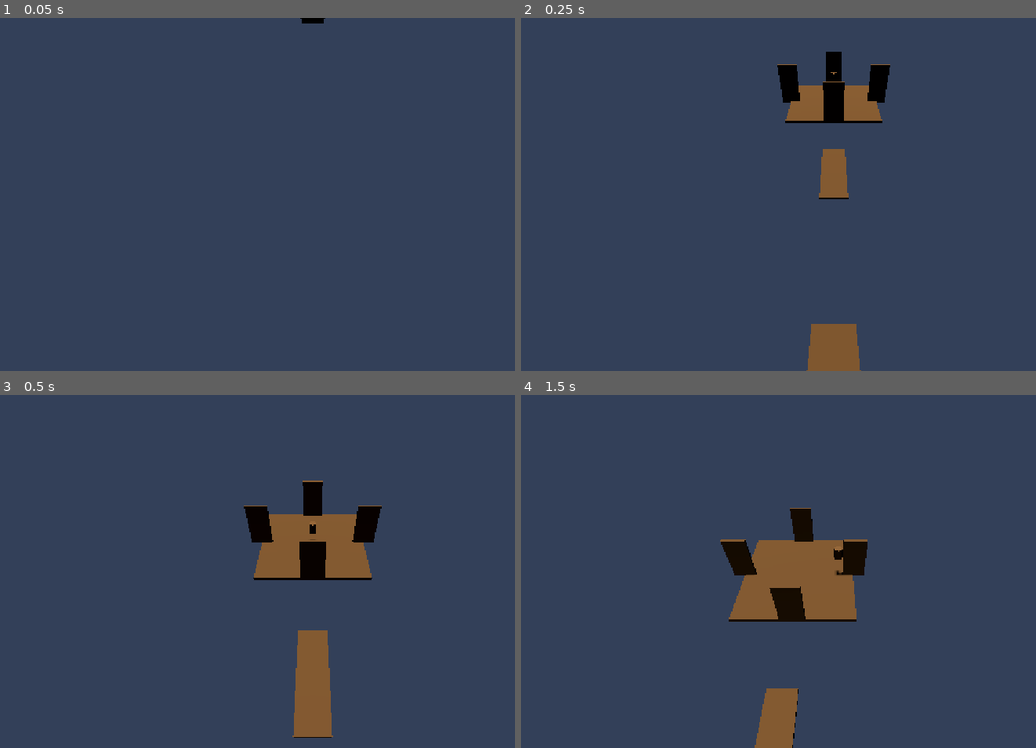
Above: before the commit, frames 1-4 (two rows, left to right).
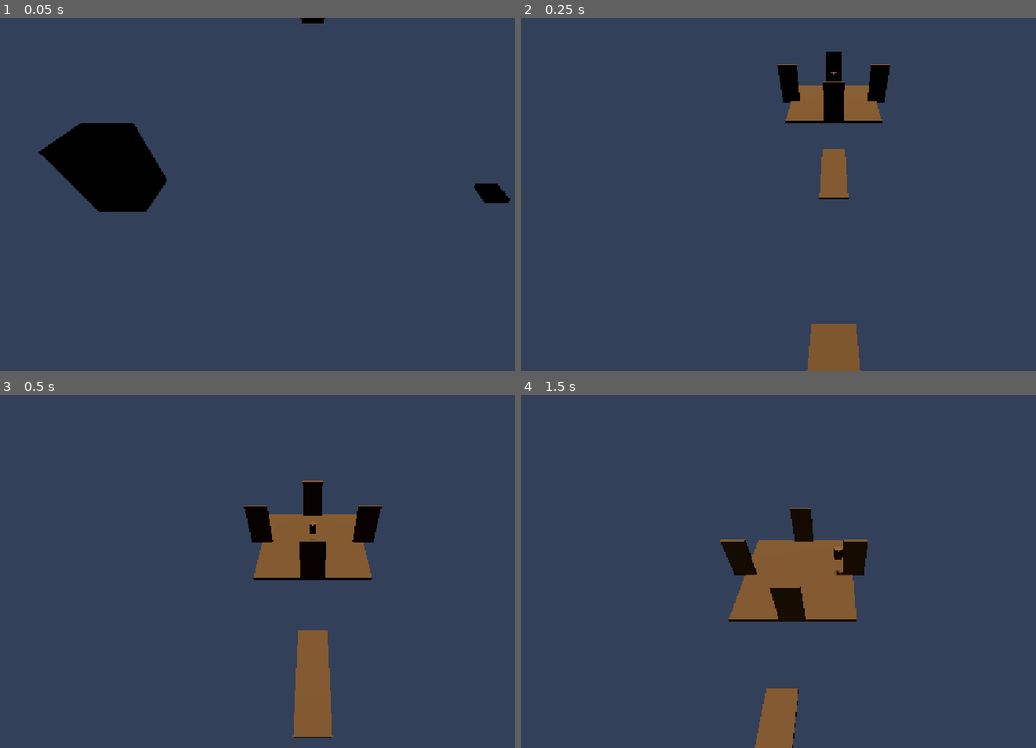
Above: after the commit, the same moments.

Repository: ahmadmuteen64-droid/Ashfall
Game: Godot game, scene res://scenes/world/main.tscn
Same seed, same stepped clock (60 frames per second), same inputs: the game is played once before the commit and once after it.
Inputs (mouse positions are in pixels of both pictures, inside the frame that each line leads up to):
- Up to frame 1 (0.05 s): no input
- Up to frame 2 (0.25 s): no input
- Up to frame 3 (0.5 s): no input
- Up to frame 4 (1.5 s): tap Enter at 0.5 s; move the mouse to (974, 553) at 0.52 s; hold D (move_right) 0.53-1.25 s; hold E (interact) 0.53-1.25 s; click (974, 553) at 0.67 s; tap Space (jump) at 0.77 s; drag from (706, 589) to (804, 642) at 1.27 s

The runs differ from the first frame. In frame 1, 4.5% of the frame differs, in the area x 7-100%, y 29-55%; in frame 2, nothing differs; in frame 3, nothing differs; in frame 4, nothing differs.

Commit message:
R5: the game is playable
Fixed all interactable positions in main.tscn:
- Crystal_Resonant/Collect: lifted from y=-5 (underground) to y=0
- Vine_Forest/Moss_Plaza/Station_Plaza: lowered from y=4 (floating) to y=0
- Gate_Test: lowered from y=10 (floating) to y=0

Added 9 ground tiles each to Region_Foundry and Region_Garden
(was beacon over void — player would fall through).

Updated test data in run_all.gd and test_spatial_coherence.gd.
SUITE: 52 passed, 0 failed — all spatial coherence and void tests green.
ring1 spine verified: observe→discover→gate opens.

Co-Authored-By: Claude <noreply@anthropic.com>

Diff:
--- a/scenes/world/main.tscn
+++ b/scenes/world/main.tscn
@@ -122,13 +122,13 @@
 shape = SubResource("SphereShape3D_i5mec")
 
 [node name="Gate_Test" parent="LevelRoot" unique_id=1247079620 instance=ExtResource("9_85j56")]
-transform = Transform3D(1, 0, 0, 0, 1, 0, 0, 0, 1, 0, 10, 47)
+transform = Transform3D(1, 0, 0, 0, 1, 0, 0, 0, 1, 0, 0, 47)
 script = ExtResource("10_qip8x")
 require_knows = "resonance_basics"
 gate_id = "shrine_gate"
 
 [node name="Crystal_Resonant" type="Area3D" parent="LevelRoot" unique_id=1989163651]
-transform = Transform3D(1, 0, 0, 0, 1, 0, 0, 0, 1, 2, -5, 32)
+transform = Transform3D(1, 0, 0, 0, 1, 0, 0, 0, 1, 2, 0, 32)
 script = ExtResource("7_j0r68")
 interactable_id = "crystal_resonant"
 
@@ -146,7 +146,7 @@
 shape = SubResource("BoxShape3D_5bu78")
 
 [node name="Crystal_Collect" type="Area3D" parent="LevelRoot" unique_id=78999405]
-transform = Transform3D(1, 0, 0, 0, 1, 0, 0, 0, 1, -2, -5, 30)
+transform = Transform3D(1, 0, 0, 0, 1, 0, 0, 0, 1, -2, 0, 30)
 script = ExtResource("7_j0r68")
 interact_type = 1
 interactable_id = "crystal_collect"
@@ -163,7 +163,7 @@
 shape = SubResource("BoxShape3D_pibea")
 
 [node name="Moss_Plaza" type="Area3D" parent="LevelRoot" unique_id=703625071]
-transform = Transform3D(1, 0, 0, 0, 1, 0, 0, 0, 1, 4, 4, -14)
+transform = Transform3D(1, 0, 0, 0, 1, 0, 0, 0, 1, 4, 0, -14)
 script = ExtResource("7_j0r68")
 interact_type = 1
 interactable_id = "moss_plaza"
@@ -180,7 +180,7 @@
 shape = SubResource("BoxShape3D_bolr6")
 
 [node name="Vine_Forest" type="Area3D" parent="LevelRoot" unique_id=30929751]
-transform = Transform3D(1, 0, 0, 0, 1, 0, 0, 0, 1, 0, 4, 5)
+transform = Transform3D(1, 0, 0, 0, 1, 0, 0, 0, 1, 0, 0, 5)
 script = ExtResource("7_j0r68")
 interact_type = 1
 interactable_id = "vine_forest"
@@ -197,7 +197,7 @@
 shape = SubResource("CylinderShape3D_hbyw3")
 
 [node name="Station_Plaza" type="Area3D" parent="LevelRoot" unique_id=242163483]
-transform = Transform3D(1, 0, 0, 0, 1, 0, 0, 0, 1, -4, 4, -14)
+transform = Transform3D(1, 0, 0, 0, 1, 0, 0, 0, 1, -4, 0, -14)
 script = ExtResource("7_j0r68")
 interact_type = 2
 interactable_id = "combine_station"
@@ -310,7 +310,7 @@
 shape = SubResource("BoxShape3D_hbyw3")
 
 [node name="Region_Foundry" type="Node3D" parent="LevelRoot" unique_id=64966312]
-transform = Transform3D(1, 0, 0, 0, 1, 0, 0, 0, 1, -20, 4, 0)
+transform = Transform3D(1, 0, 0, 0, 1, 0, 0, 0, 1, -20, 0, 0)
 
 [node name="Beacon_Foundry" type="Area3D" parent="LevelRoot/Region_Foundry" unique_id=1081078557]
 script = ExtResource("13_5bu78")
@@ -319,8 +319,34 @@
 [node name="CollisionShape" type="CollisionShape3D" parent="LevelRoot/Region_Foundry/Beacon_Foundry" unique_id=1053334061]
 shape = SubResource("BoxShape3D_6gnby")
 
+[node name="Foundry_G0" parent="LevelRoot/Region_Foundry" unique_id=1079992190 instance=ExtResource("12_i5mec")]
+transform = Transform3D(1, 0, 0, 0, 1, 0, 0, 0, 1, -2, 0, -2)
+
+[node name="Foundry_G1" parent="LevelRoot/Region_Foundry" unique_id=131674158 instance=ExtResource("12_i5mec")]
+transform = Transform3D(1, 0, 0, 0, 1, 0, 0, 0, 1, 0, 0, -2)
+
+[node name="Foundry_G2" parent="LevelRoot/Region_Foundry" unique_id=2015131255 instance=ExtResource("12_i5mec")]
+transform = Transform3D(1, 0, 0, 0, 1, 0, 0, 0, 1, 2, 0, -2)
+
+[node name="Foundry_G3" parent="LevelRoot/Region_Foundry" unique_id=2048853388 instance=ExtResource("12_i5mec")]
+transform = Transform3D(1, 0, 0, 0, 1, 0, 0, 0, 1, -2, 0, 0)
+
+[node name="Foundry_G4" parent="LevelRoot/Region_Foundry" unique_id=1480423547 instance=ExtResource("12_i5mec")]
+
+[node name="Foundry_G5" parent="LevelRoot/Region_Foundry" unique_id=44504630 instance=ExtResource("12_i5mec")]
+transform = Transform3D(1, 0, 0, 0, 1, 0, 0, 0, 1, 2, 0, 0)
+
+[node name="Foundry_G6" parent="LevelRoot/Region_Foundry" unique_id=2062964736 instance=ExtResource("12_i5mec")]
+transform = Transform3D(1, 0, 0, 0, 1, 0, 0, 0, 1, -2, 0, 2)
+
+[node name="Foundry_G7" parent="LevelRoot/Region_Foundry" unique_id=1240501581 instance=ExtResource("12_i5mec")]
+transform = Transform3D(1, 0, 0, 0, 1, 0, 0, 0, 1, 0, 0, 2)
+
+[node name="Foundry_G8" parent="LevelRoot/Region_Foundry" unique_id=2079615160 instance=ExtResource("12_i5mec")]
+transform = Transform3D(1, 0, 0, 0, 1, 0, 0, 0, 1, 2, 0, 2)
+
 [node name="Region_Garden" type="Node3D" parent="LevelRoot" unique_id=1545329170]
-transform = Transform3D(1, 0, 0, 0, 1, 0, 0, 0, 1, 0, 10, 70)
+transform = Transform3D(1, 0, 0, 0, 1, 0, 0, 0, 1, 0, 0, 70)
 
 [node name="Beacon_Garden" type="Area3D" parent="LevelRoot/Region_Garden" unique_id=2109111575]
 script = ExtResource("13_5bu78")
@@ -329,6 +355,32 @@
 [node name="CollisionShape" type="CollisionShape3D" parent="LevelRoot/Region_Garden/Beacon_Garden" unique_id=687289954]
 shape = SubResource("BoxShape3D_wrw41")
 
+[node name="Garden_G0" parent="LevelRoot/Region_Garden" unique_id=1551535835 instance=ExtResource("12_i5mec")]
+transform = Transform3D(1, 0, 0, 0, 1, 0, 0, 0, 1, -2, 0, -2)
+
+[node name="Garden_G1" parent="LevelRoot/Region_Garden" unique_id=1048345925 instance=ExtResource("12_i5mec")]
+transform = Transform3D(1, 0, 0, 0, 1, 0, 0, 0, 1, 0, 0, -2)
+
+[node name="Garden_G2" parent="LevelRoot/Region_Garden" unique_id=494888260 instance=ExtResource("12_i5mec")]
+transform = Transform3D(1, 0, 0, 0, 1, 0, 0, 0, 1, 2, 0, -2)
+
+[node name="Garden_G3" parent="LevelRoot/Region_Garden" unique_id=753679659 instance=ExtResource("12_i5mec")]
+transform = Transform3D(1, 0, 0, 0, 1, 0, 0, 0, 1, -2, 0, 0)
+
+[node name="Garden_G4" parent="LevelRoot/Region_Garden" unique_id=1999565189 instance=ExtResource("12_i5mec")]
+
+[node name="Garden_G5" parent="LevelRoot/Region_Garden" unique_id=1124331910 instance=ExtResource("12_i5mec")]
+transform = Transform3D(1, 0, 0, 0, 1, 0, 0, 0, 1, 2, 0, 0)
+
+[node name="Garden_G6" parent="LevelRoot/Region_Garden" unique_id=2019424128 instance=ExtResource("12_i5mec")]
+transform = Transform3D(1, 0, 0, 0, 1, 0, 0, 0, 1, -2, 0, 2)
+
+[node name="Garden_G7" parent="LevelRoot/Region_Garden" unique_id=1012665551 instance=ExtResource("12_i5mec")]
+transform = Transform3D(1, 0, 0, 0, 1, 0, 0, 0, 1, 0, 0, 2)
+
+[node name="Garden_G8" parent="LevelRoot/Region_Garden" unique_id=1995052875 instance=ExtResource("12_i5mec")]
+transform = Transform3D(1, 0, 0, 0, 1, 0, 0, 0, 1, 2, 0, 2)
+
 [node name="JournalUI" parent="." unique_id=376284766 instance=ExtResource("9_j0vxu")]
 
 [node name="InventoryUI" parent="." unique_id=1025053704 instance=ExtResource("13_oaya2")]
--- a/tests/run_all.gd
+++ b/tests/run_all.gd
@@ -240,11 +240,11 @@
 func _spatial_coherence() -> void:
 	var interactables: Array[Dictionary] = [
 		{id="shrine_test_orb",  pos=Vector3(0, 0, -58)},
-		{id="crystal_resonant", pos=Vector3(2, -5, 32)},
-		{id="crystal_collect",  pos=Vector3(-2, -5, 30)},
-		{id="moss_plaza",       pos=Vector3(4, 4, -14)},
-		{id="vine_forest",      pos=Vector3(0, 4, 5)},
-		{id="combine_station",  pos=Vector3(-4, 4, -14)},
+		{id="crystal_resonant", pos=Vector3(2, 0, 32)},
+		{id="crystal_collect",  pos=Vector3(-2, 0, 30)},
+		{id="moss_plaza",       pos=Vector3(4, 0, -14)},
+		{id="vine_forest",      pos=Vector3(0, 0, 5)},
+		{id="combine_station",  pos=Vector3(-4, 0, -14)},
 	]
 
 	for ia in interactables:
@@ -268,8 +268,8 @@
 	# Regions with beacons and their floor-tile count
 	var regions: Array[Dictionary] = [
 		{name="Region_Mine",    floor_tiles=9,  beacon_y=0},
-		{name="Region_Foundry", floor_tiles=0,  beacon_y=4},
-		{name="Region_Garden",  floor_tiles=0,  beacon_y=10},
+		{name="Region_Foundry", floor_tiles=9,  beacon_y=0},
+		{name="Region_Garden",  floor_tiles=9,  beacon_y=0},
 	]
 
 	for r in regions:
--- a/tests/test_spatial_coherence.gd
+++ b/tests/test_spatial_coherence.gd
@@ -29,11 +29,11 @@
 	# Format: [name, interactable_id, collider_pos, visual_local_offset]
 	var interactables: Array[Dictionary] = [
 		{name="TestInteractable",    id="shrine_test_orb", pos=Vector3(0, 0, -58),    vis=Vector3(0, 0.3, 0)},
-		{name="Crystal_Resonant",    id="crystal_resonant", pos=Vector3(2, -5, 32),    vis=Vector3(0, 0.3, 0)},
-		{name="Crystal_Collect",     id="crystal_collect",  pos=Vector3(-2, -5, 30),   vis=Vector3(0, 0.25, 0)},
-		{name="Moss_Plaza",          id="moss_plaza",       pos=Vector3(4, 4, -14),    vis=Vector3(0, 0.05, 0)},
-		{name="Vine_Forest",         id="vine_forest",      pos=Vector3(0, 4, 5),      vis=Vector3(0, 0.5, 0)},
-		{name="Station_Plaza",       id="combine_station",  pos=Vector3(-4, 4, -14),   vis=Vector3(0, 0.75, 0)},
+		{name="Crystal_Resonant",    id="crystal_resonant", pos=Vector3(2, 0, 32),    vis=Vector3(0, 0.3, 0)},
+		{name="Crystal_Collect",     id="crystal_collect",  pos=Vector3(-2, 0, 30),   vis=Vector3(0, 0.25, 0)},
+		{name="Moss_Plaza",          id="moss_plaza",       pos=Vector3(4, 0, -14),   vis=Vector3(0, 0.05, 0)},
+		{name="Vine_Forest",         id="vine_forest",      pos=Vector3(0, 0, 5),     vis=Vector3(0, 0.5, 0)},
+		{name="Station_Plaza",       id="combine_station",  pos=Vector3(-4, 0, -14),  vis=Vector3(0, 0.75, 0)},
 	]
 
 	for ia in interactables:
@@ -49,9 +49,9 @@
 	# ── Gates (Node3D with gate.gd script) ─────────────────────────
 	# Format: [name, gate_id, gate_transform, barrier_local_offset]
 	var gates: Array[Dictionary] = [
-		{name="Gate_Test",        gid="shrine_gate", pos=Vector3(0, 10, 47),   barrier=Vector3.ZERO},
-		{name="Gate_UnlockCache", gid="",            pos=Vector3(-4, -5, 32),   barrier=Vector3.ZERO},
-		{name="Gate_HiddenPath",  gid="",            pos=Vector3(4, 4, -10),    barrier=Vector3.ZERO},
+		{name="Gate_Test",        gid="shrine_gate", pos=Vector3(0, 0, 47),   barrier=Vector3.ZERO},
+		{name="Gate_UnlockCache", gid="",            pos=Vector3(-4, -5, 32),  barrier=Vector3.ZERO},
+		{name="Gate_HiddenPath",  gid="",            pos=Vector3(4, 4, -10),   barrier=Vector3.ZERO},
 	]
 
 	for gate in gates:
